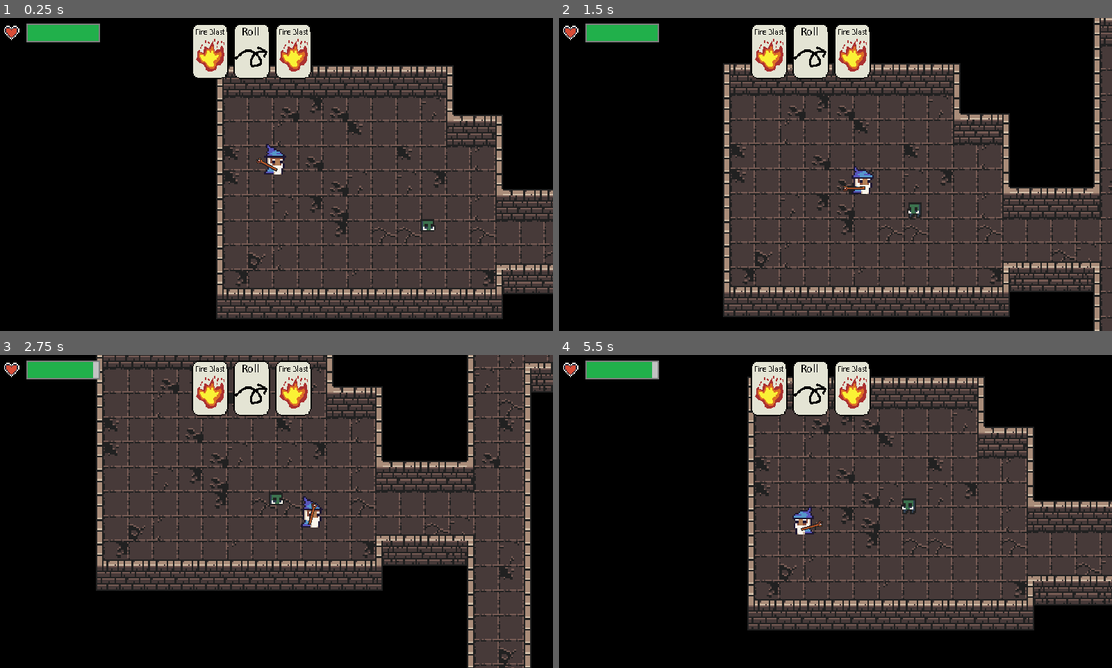
Above: before the commit, frames 1-4 (two rows, left to right).
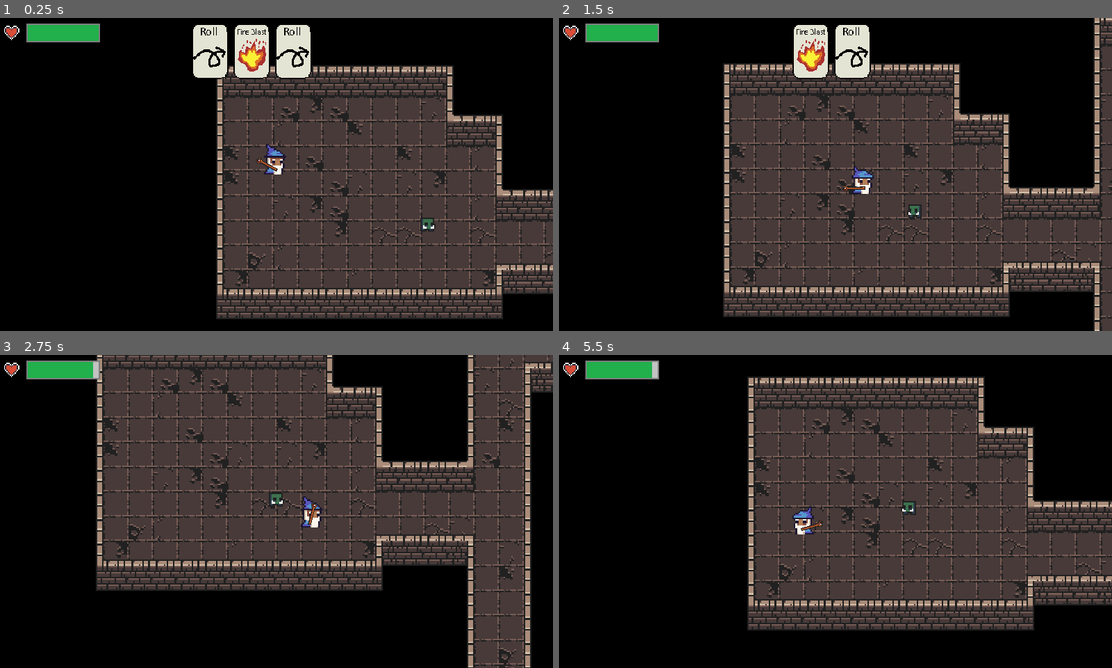
Above: after the commit, the same moments.

Repository: TaylorAbraham/The-Arcane-Catacombs
Game: Godot game, scene res://src/levels/BaseLevel.tscn
Same seed, same stepped clock (60 frames per second), same inputs: the game is played once before the commit and once after it.
Inputs (mouse positions are in pixels of both pictures, inside the frame that each line leads up to):
- Up to frame 1 (0.25 s): no input
- Up to frame 2 (1.5 s): move the mouse to (957, 158) at 0.52 s; press the mouse at (957, 158) at 0.53 s; hold D (right) 0.53-1.28 s; tap 1 (card1, bound only after the commit) at 0.8, 1.35 s; move the mouse to (724, 190) at 1.27 s; release the mouse at (724, 190) at 1.28 s; hold S (down) from 1.28 s (still down)
- Up to frame 3 (2.75 s): tap 2 (card2, bound only after the commit) at 1.55, 2.1 s; move the mouse to (331, 442) at 2.02 s; release S (down) at 2.03 s; hold D (right) from 2.03 s (still down); tap 3 (card3, bound only after the commit) at 2.3 s
- Up to frame 4 (5.5 s): move the mouse to (807, 574) at 2.77 s; release D (right) at 2.78 s; hold W (up) 2.78-3.53 s; tap 3 (card3, bound only after the commit) at 2.85, 5.3 s; click (807, 574) at 3.05 s; move the mouse to (1001, 558) at 3.52 s; press the mouse at (1001, 558) at 3.53 s; hold A (left) 3.53-5.03 s; tap 1 (card1, bound only after the commit) at 3.8, 4.35 s; move the mouse to (669, 464) at 4.27 s; release the mouse at (669, 464) at 4.28 s; tap 2 (card2, bound only after the commit) at 4.55, 5.1 s; move the mouse to (863, 511) at 5.02 s; hold S (down) from 5.03 s (still down)

The runs differ from the first frame. In frame 1, 1.2% of the frame differs, in the area x 34-79%, y 2-69%; in frame 2, 1.8%; in frame 3, 3.4%, in the area x 34-57%, y 1-49%; in frame 4, 3.3%.

Commit message:
Add base card logic

Diff:
--- a/project.godot
+++ b/project.godot
@@ -80,7 +80,25 @@
 attack={
 "deadzone": 0.5,
 "events": [ Object(InputEventMouseButton,"resource_local_to_scene":false,"resource_name":"","device":0,"alt":false,"shi …(212 unchanged characters)…
-, Object(InputEventJoypadButton,"resource_local_to_scene":false,"resource_name":"","device":0,"button_index":0,"pressure":0.0,"pressed":false,"script":null)
+, Object(InputEventJoypadButton,"resource_local_to_scene":false,"resource_name":"","device":0,"button_index":5,"pressure":0.0,"pressed":false,"script":null)
+ ]
+}
+card1={
+"deadzone": 0.5,
+"events": [ Object(InputEventKey,"resource_local_to_scene":false,"resource_name":"","device":0,"alt":false,"shift":false,"control":false,"meta":false,"command":false,"pressed":false,"scancode":49,"unicode":0,"echo":false,"script":null)
+, Object(InputEventJoypadButton,"resource_local_to_scene":false,"resource_name":"","device":0,"button_index":4,"pressure":0.0,"pressed":false,"script":null)
+ ]
+}
+card2={
+"deadzone": 0.5,
+"events": [ Object(InputEventKey,"resource_local_to_scene":false,"resource_name":"","device":0,"alt":false,"shift":false,"control":false,"meta":false,"command":false,"pressed":false,"scancode":50,"unicode":0,"echo":false,"script":null)
+, Object(InputEventJoypadButton,"resource_local_to_scene":false,"resource_name":"","device":0,"button_index":6,"pressure":0.0,"pressed":false,"script":null)
+ ]
+}
+card3={
+"deadzone": 0.5,
+"events": [ Object(InputEventKey,"resource_local_to_scene":false,"resource_name":"","device":0,"alt":false,"shift":false,"control":false,"meta":false,"command":false,"pressed":false,"scancode":51,"unicode":0,"echo":false,"script":null)
+, Object(InputEventJoypadButton,"resource_local_to_scene":false,"resource_name":"","device":0,"button_index":7,"pressure":0.0,"pressed":false,"script":null)
  ]
 }
 
--- /dev/null
+++ b/src/attacks/friendly/FireBlast.tscn
@@ -0,0 +1,46 @@
+[gd_scene load_steps=9 format=2]
+
+[ext_resource path="res://resources/attacks/friendly_attacks/FireBlast.png" type="Texture" id=1]
+[ext_resource path="res://src/attacks/Projectile.tscn" type="PackedScene" id=2]
+
+[sub_resource type="AtlasTexture" id=17]
+atlas = ExtResource( 1 )
+region = Rect2( 0, 0, 16, 8 )
+
+[sub_resource type="AtlasTexture" id=18]
+atlas = ExtResource( 1 )
+region = Rect2( 16, 0, 16, 8 )
+
+[sub_resource type="AtlasTexture" id=19]
+atlas = ExtResource( 1 )
+region = Rect2( 32, 0, 16, 8 )
+
+[sub_resource type="AtlasTexture" id=20]
+atlas = ExtResource( 1 )
+region = Rect2( 48, 0, 16, 8 )
+
+[sub_resource type="SpriteFrames" id=15]
+animations = [ {
+"frames": [ SubResource( 17 ), SubResource( 18 ), SubResource( 19 ), SubResource( 20 ) ],
+"loop": true,
+"name": "default",
+"speed": 10.0
+} ]
+
+[sub_resource type="CapsuleShape2D" id=16]
+radius = 4.00001
+height = 7.99998
+
+[node name="FireBlast" instance=ExtResource( 2 )]
+speed = 200
+damage = 20
+lifetime = 99.0
+
+[node name="Sprite" parent="." index="0"]
+frames = SubResource( 15 )
+frame = 3
+
+[node name="CollisionShape2D" parent="." index="3"]
+position = Vector2( -1, 0 )
+rotation = 1.57079
+shape = SubResource( 16 )
--- /dev/null
+++ b/src/card_db.gd
@@ -0,0 +1,15 @@
+extends Node
+
+const cards = {
+	fire_blast =  {
+		id = "fire_blast",
+		sprite = preload("res://resources/cards/FireBlast.png"),
+		sound = preload("res://resources/cards/FireBlast.wav"),
+		scene = preload("res://src/attacks/friendly/FireBlast.tscn"),
+	},
+	roll = {
+		id = "roll",
+		sprite = preload("res://resources/cards/Roll.png"),
+		sound = preload("res://resources/cards/Roll.wav"),
+	},
+}
--- a/src/cards/Card.tscn
+++ /dev/null
@@ -1,6 +0,0 @@
-[gd_scene format=2]
-
-[node name="Card" type="TextureRect"]
-__meta__ = {
-"_edit_use_anchors_": false
-}
--- a/src/cards/FireBlast.tscn
+++ /dev/null
@@ -1,7 +0,0 @@
-[gd_scene load_steps=3 format=2]
-
-[ext_resource path="res://resources/cards/FireBlast.png" type="Texture" id=1]
-[ext_resource path="res://src/cards/Card.tscn" type="PackedScene" id=2]
-
-[node name="FireBlast" instance=ExtResource( 2 )]
-texture = ExtResource( 1 )
--- a/src/cards/Roll.tscn
+++ /dev/null
@@ -1,9 +0,0 @@
-[gd_scene load_steps=3 format=2]
-
-[ext_resource path="res://resources/cards/Roll.png" type="Texture" id=1]
-[ext_resource path="res://src/cards/Card.tscn" type="PackedScene" id=2]
-
-[node name="Roll" instance=ExtResource( 2 )]
-margin_right = 64.0
-margin_bottom = 96.0
-texture = ExtResource( 1 )
--- a/src/entities/Entity.gd
+++ b/src/entities/Entity.gd
@@ -14,6 +14,11 @@
 var alive := true
 var invulnerable := false
 var health: int
+
+enum STATES {
+	idle,
+	running,
+}
 
 
 func _on_AttackCooldown_timeout() -> void:
--- a/src/entities/enemies/Goblin.tscn
+++ b/src/entities/enemies/Goblin.tscn
@@ -6,13 +6,21 @@
 [ext_resource path="res://resources/entities/enemies/goblin/goblin_idle_1.png" type="Texture" id=4]
 [ext_resource path="res://src/entities/enemies/Enemy.tscn" type="PackedScene" id=5]
 [ext_resource path="res://src/attacks/enemy/Swing.tscn" type="PackedScene" id=6]
-
+[ext_resource path="res://resources/entities/enemies/goblin/goblin_run_1.png" type="Texture" id=7]
+[ext_resource path="res://resources/entities/enemies/goblin/goblin_run_2.png" type="Texture" id=8]
+[ext_resource path="res://resources/entities/enemies/goblin/goblin_run_3.png" type="Texture" id=9]
+[ext_resource path="res://resources/entities/enemies/goblin/goblin_run_0.png" type="Texture" id=10]
 
 [sub_resource type="SpriteFrames" id=1]
 animations = [ {
 "frames": [ ExtResource( 3 ), ExtResource( 4 ), ExtResource( 2 ), ExtResource( 1 ) ],
 "loop": true,
-"name": "default",
+"name": "idle",
+"speed": 5.0
+}, {
+"frames": [ ExtResource( 10 ), ExtResource( 7 ), ExtResource( 8 ), ExtResource( 9 ) ],
+"loop": true,
+"name": "run",
 "speed": 5.0
 } ]
 
@@ -31,8 +39,10 @@
 [node name="Body" parent="." index="0"]
 position = Vector2( 0, -8 )
 frames = SubResource( 1 )
-frame = 1
+animation = "idle"
+frame = 2
 offset = Vector2( 0, 0 )
 
 [node name="Hitbox" parent="." index="1"]
+position = Vector2( 0, -6 )
 shape = SubResource( 2 )
--- a/src/entities/player/Player.gd
+++ b/src/entities/player/Player.gd
@@ -2,9 +2,14 @@
 
 signal health_changed
 signal dead
+signal play_card
+
+export (float) var outOfCombatDelay
+
 
 func _ready() -> void:
 	._ready()
+	$OutOfCombatTimer.wait_time = outOfCombatDelay
 	emit_signal("health_changed", health, max_health)
 
 
@@ -22,8 +27,13 @@
 		velocity.x = speed
 	if Input.is_action_pressed("attack"):
 		if can_attack:
-			var dir = Vector2(1, 0).rotated($Staff.global_rotation)
-			attack(globals.attacks.energy_bolt, $Staff/Tip.global_position, dir)
+			attack(globals.attacks.energy_bolt, get_staff_location(), get_staff_dir())
+	if Input.is_action_just_pressed("card1"):
+		emit_signal("play_card", 0)
+	if Input.is_action_just_pressed("card2"):
+		emit_signal("play_card", 1)
+	if Input.is_action_just_pressed("card3"):
+		emit_signal("play_card", 2)
 	# Flip sprite if direction changed
 	if velocity.x < 0 and prev_velocity.x >= 0:
 		# Now moving left
@@ -31,6 +41,14 @@
 	elif velocity.x > 0 and prev_velocity.x <= 0:
 		# Now moving right
 		$Body.set_flip_h(false)
+
+
+func get_staff_location() -> Vector2:
+	return $Staff/Tip.global_position
+
+
+func get_staff_dir() -> Vector2:
+	return Vector2(1, 0).rotated($Staff.global_rotation)
 
 
 func take_damage(amount: int) -> void:
@@ -42,3 +60,7 @@
 
 func die() -> void:
 	queue_free()
+
+
+func roll() -> void:
+	print("ROLLIN ROLLIN ROLLIN")
--- a/src/entities/player/Player.tscn
+++ b/src/entities/player/Player.tscn
@@ -8,12 +8,21 @@
 [ext_resource path="res://resources/entities/player/idle/wizard_idle_2.png" type="Texture" id=6]
 [ext_resource path="res://src/entities/Entity.tscn" type="PackedScene" id=7]
 [ext_resource path="res://src/entities/player/Player.gd" type="Script" id=8]
+[ext_resource path="res://resources/entities/player/run/wizard_run_0.png" type="Texture" id=9]
+[ext_resource path="res://resources/entities/player/run/wizard_run_1.png" type="Texture" id=11]
+[ext_resource path="res://resources/entities/player/run/wizard_run_2.png" type="Texture" id=12]
+[ext_resource path="res://resources/entities/player/run/wizard_run_3.png" type="Texture" id=13]
 
 [sub_resource type="SpriteFrames" id=1]
 animations = [ {
 "frames": [ ExtResource( 3 ), ExtResource( 4 ), ExtResource( 6 ), ExtResource( 5 ) ],
 "loop": true,
 "name": "idle",
+"speed": 5.0
+}, {
+"frames": [ ExtResource( 9 ), ExtResource( 11 ), ExtResource( 12 ), ExtResource( 13 ) ],
+"loop": true,
+"name": "run",
 "speed": 5.0
 } ]
 
@@ -39,7 +48,9 @@
 position = Vector2( -1, -8 )
 shape = SubResource( 2 )
 
-[node name="Staff" type="Sprite" parent="." index="4"]
+[node name="OutOfCombatTimer" type="Timer" parent="." index="4"]
+
+[node name="Staff" type="Sprite" parent="." index="5"]
 position = Vector2( -1, -4 )
 scale = Vector2( 0.5, 0.5 )
 texture = ExtResource( 2 )
@@ -48,7 +59,7 @@
 [node name="Tip" type="Position2D" parent="Staff" index="0"]
 position = Vector2( 22, 0 )
 
-[node name="Camera2D" type="Camera2D" parent="." index="5"]
+[node name="Camera2D" type="Camera2D" parent="." index="6"]
 current = true
 zoom = Vector2( 0.75, 0.75 )
 drag_margin_h_enabled = true
--- a/src/levels/BaseLevel.tscn
+++ b/src/levels/BaseLevel.tscn
@@ -50,8 +50,11 @@
 [node name="HUD" parent="." instance=ExtResource( 1 )]
 
 [node name="DeckManager" parent="." instance=ExtResource( 6 )]
+position = Vector2( 0, -0.463287 )
 
 [node name="AudioStreamPlayer" type="AudioStreamPlayer" parent="."]
 [connection signal="health_changed" from="Entities/Player" to="." method="_on_Player_health_changed"]
+[connection signal="play_card" from="Entities/Player" to="DeckManager" method="_on_Player_play_card"]
+[connection signal="card_played" from="DeckManager" to="." method="_on_DeckManager_card_played"]
 [connection signal="deck_changed" from="DeckManager" to="HUD" method="_on_DeckManager_deck_changed"]
 [connection signal="hand_changed" from="DeckManager" to="HUD" method="_on_DeckManager_hand_changed"]
--- a/src/levels/DeckManager.gd
+++ b/src/levels/DeckManager.gd
@@ -1,27 +1,38 @@
 extends Node2D
+var card_db = preload("res://src/card_db.gd")
 
 signal deck_changed
 signal hand_changed
+signal card_played
 
 var deck := [
-	preload("res://src/cards/Roll.tscn").instance(),
-	preload("res://src/cards/Roll.tscn").instance(),
-	preload("res://src/cards/Roll.tscn").instance(),
-	preload("res://src/cards/Roll.tscn").instance(),
-	preload("res://src/cards/Roll.tscn").instance(),
-	preload("res://src/cards/FireBlast.tscn").instance(),
-	preload("res://src/cards/FireBlast.tscn").instance(),
-	preload("res://src/cards/FireBlast.tscn").instance(),
-	preload("res://src/cards/FireBlast.tscn").instance(),
-	preload("res://src/cards/FireBlast.tscn").instance(),
+	card_db.cards.fire_blast,
+	card_db.cards.fire_blast,
+	card_db.cards.fire_blast,
+	card_db.cards.fire_blast,
+	card_db.cards.fire_blast,
+	card_db.cards.roll,
+	card_db.cards.roll,
+	card_db.cards.roll,
+	card_db.cards.roll,
+	card_db.cards.roll,
 ]
 
-var hand := []
+var hand := [null, null, null]
 
 
-func _init() -> void:
+func _ready() -> void:
+	randomize()
 	deck.shuffle()
-	hand.append(deck.pop_front())
-	hand.append(deck.pop_front())
+	hand[0] = deck.pop_front()
+	hand[1] = deck.pop_front()
+	hand[2] = deck.pop_front()
 	emit_signal("deck_changed", deck)
 	emit_signal("hand_changed", hand)
+
+
+func _on_Player_play_card(card_index: int) -> void:
+	var card = hand[card_index]
+	hand[card_index] = null
+	emit_signal("hand_changed", hand)
+	emit_signal("card_played", card)
--- a/src/levels/GameManager.gd
+++ b/src/levels/GameManager.gd
@@ -28,3 +28,10 @@
 			$AudioStreamPlayer.set_stream(preload("res://resources/entities/player/PlayerDeath.wav"))
 		$AudioStreamPlayer.play()
 	$HUD._on_Player_health_changed(health, max_health)
+
+
+func _on_DeckManager_card_played(card: Dictionary) -> void:
+	if card.id == "roll":
+		$Entities/Player.roll()
+	if card.has("scene"):
+		_on_Entity_attack(card, $Entities/Player.get_staff_location(), $Entities/Player.get_staff_dir())
--- a/src/ui/HUD.gd
+++ b/src/ui/HUD.gd
@@ -3,13 +3,13 @@
 func _on_Player_health_changed(health: int, max_health: int) -> void:
 	var new_value := float(health) / max_health * 100
 	if new_value < 100:
-		$Container/HealthBar/Tween.interpolate_property($Container/HealthBar,
-				'value', $Container/HealthBar.value, new_value, 0.1, Tween.TRANS_LINEAR,
+		$HealthContainer/HealthBar/Tween.interpolate_property($HealthContainer/HealthBar,
+				'value', $HealthContainer/HealthBar.value, new_value, 0.1, Tween.TRANS_LINEAR,
 				Tween.EASE_IN_OUT)
-		$Container/HealthBar/Tween.start()
+		$HealthContainer/HealthBar/Tween.start()
 		$AnimationPlayer.play("healthbar_flash")
 	else:
-		$Container/HealthBar.value = new_value
+		$HealthContainer/HealthBar.value = new_value
 
 
 func _on_DeckManager_deck_changed(deck: Array) -> void:
@@ -17,4 +17,17 @@
 
 
 func _on_DeckManager_hand_changed(hand: Array) -> void:
-	pass # Replace with function body.
+	if hand.size() != 3:
+		push_error("Hand is not 3 elements")
+	if hand[0] != null:
+		$CardContainer/Card1.texture = hand[0].sprite
+	else:
+		$CardContainer/Card1.texture = null
+	if hand[1] != null:
+		$CardContainer/Card2.texture = hand[1].sprite
+	else:
+		$CardContainer/Card2.texture = null
+	if hand[2] != null:
+		$CardContainer/Card3.texture = hand[2].sprite
+	else:
+		$CardContainer/Card3.texture = null
--- a/src/ui/HUD.tscn
+++ b/src/ui/HUD.tscn
@@ -18,7 +18,7 @@
 [node name="AnimationPlayer" type="AnimationPlayer" parent="."]
 anims/healthbar_flash = SubResource( 1 )
 
-[node name="Container" type="HBoxContainer" parent="."]
+[node name="HealthContainer" type="HBoxContainer" parent="."]
 margin_left = 5.0
 margin_top = 5.0
 margin_right = 89.0
@@ -27,28 +27,28 @@
 "_edit_use_anchors_": false
 }
 
-[node name="HealthBarIcon" type="TextureRect" parent="Container"]
+[node name="HealthBarIcon" type="TextureRect" parent="HealthContainer"]
 margin_right = 16.0
 margin_bottom = 16.0
 texture = ExtResource( 1 )
 
-[node name="HealthBar" type="TextureProgress" parent="Container"]
+[node name="HealthBar" type="TextureProgress" parent="HealthContainer"]
 margin_left = 20.0
 margin_right = 84.0
 margin_bottom = 16.0
 texture_under = ExtResource( 3 )
 texture_progress = ExtResource( 2 )
 
-[node name="Tween" type="Tween" parent="Container/HealthBar"]
+[node name="Tween" type="Tween" parent="HealthContainer/HealthBar"]
 
-[node name="HBoxContainer" type="HBoxContainer" parent="."]
+[node name="CardContainer" type="HBoxContainer" parent="."]
 margin_left = 168.0
 margin_top = 5.0
 __meta__ = {
 "_edit_use_anchors_": false
 }
 
-[node name="Card1" type="TextureRect" parent="HBoxContainer"]
+[node name="Card1" type="TextureRect" parent="CardContainer"]
 margin_right = 32.0
 margin_bottom = 48.0
 rect_min_size = Vector2( 32, 48 )
@@ -59,7 +59,7 @@
 "_edit_use_anchors_": false
 }
 
-[node name="Card2" type="TextureRect" parent="HBoxContainer"]
+[node name="Card2" type="TextureRect" parent="CardContainer"]
 margin_left = 36.0
 margin_right = 68.0
 margin_bottom = 48.0
@@ -68,7 +68,7 @@
 expand = true
 stretch_mode = 5
 
-[node name="Card3" type="TextureRect" parent="HBoxContainer"]
+[node name="Card3" type="TextureRect" parent="CardContainer"]
 margin_left = 72.0
 margin_right = 104.0
 margin_bottom = 48.0
Binary file added: resources/attacks/friendly_attacks/FireBlast.png
Not shown, added: resources/attacks/friendly_attacks/FireBlast.png.import
Not shown, added: resources/cards/FireBlast.wav.import
Not shown, added: resources/cards/Roll.wav.import
Not shown: 1 places in src/entities/enemies/Goblin.tscn that only renumber resources
Not shown: 1 places in src/entities/player/Player.tscn that only renumber resources
Not shown, added: resources/cards/FireBlast.wav
Not shown, added: resources/cards/Roll.wav
